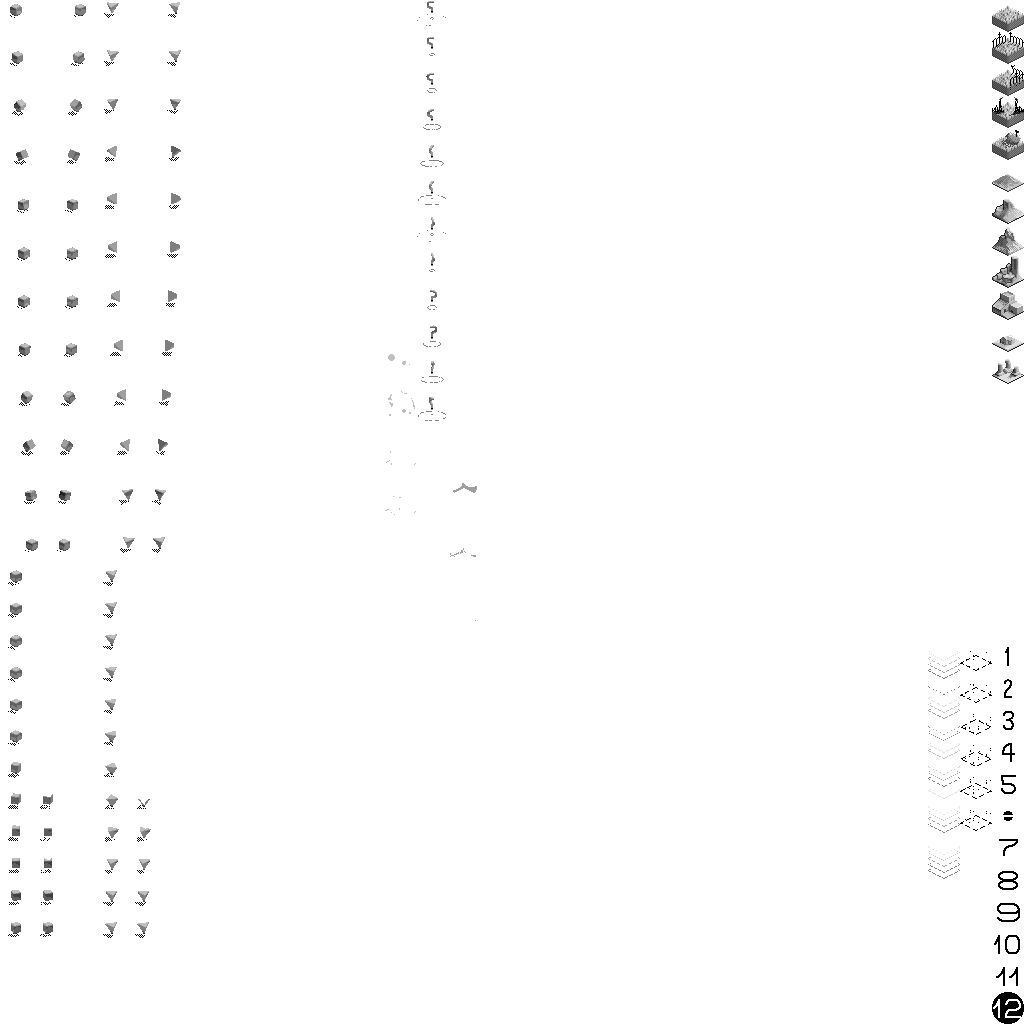
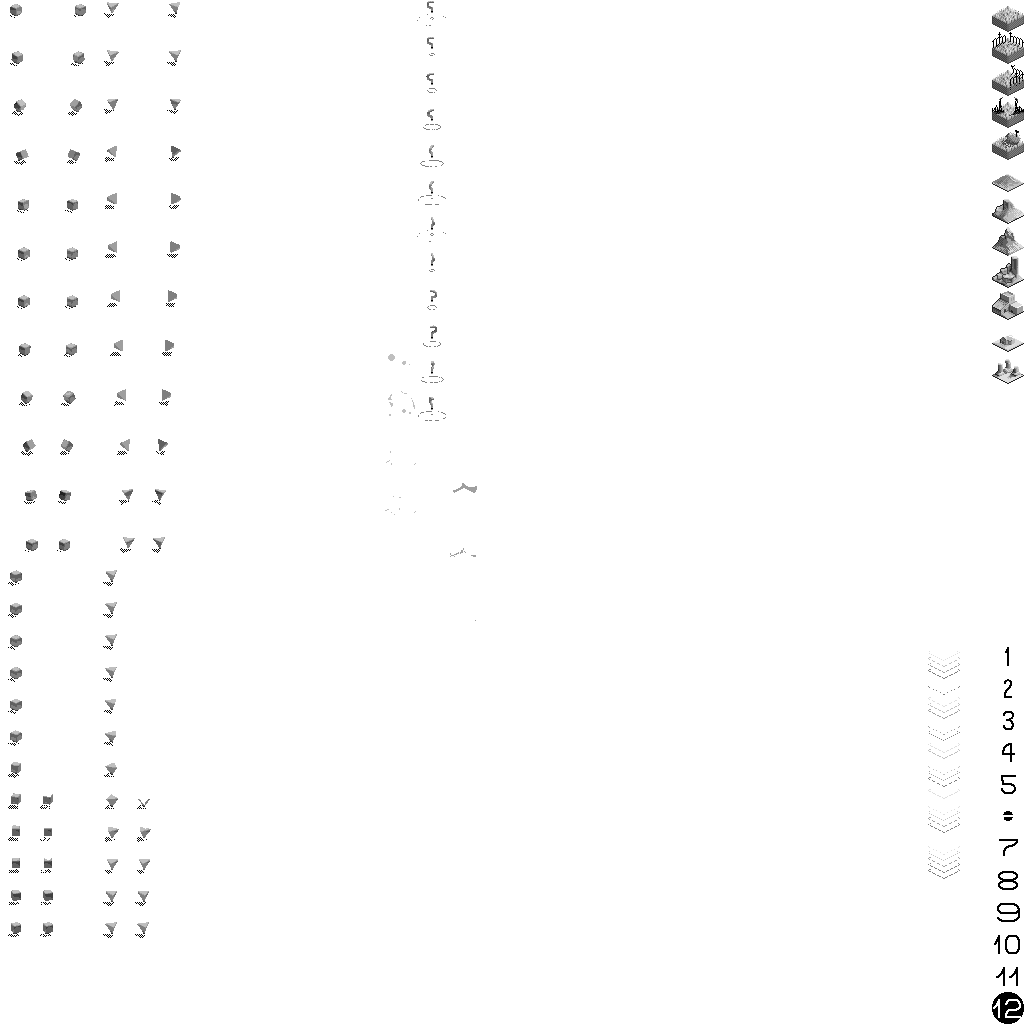
Layered file, before and after one edit (1024px x 1024px). Changes by layer:
pixels changed over [960, 651, 992, 831] (layer not identified)
